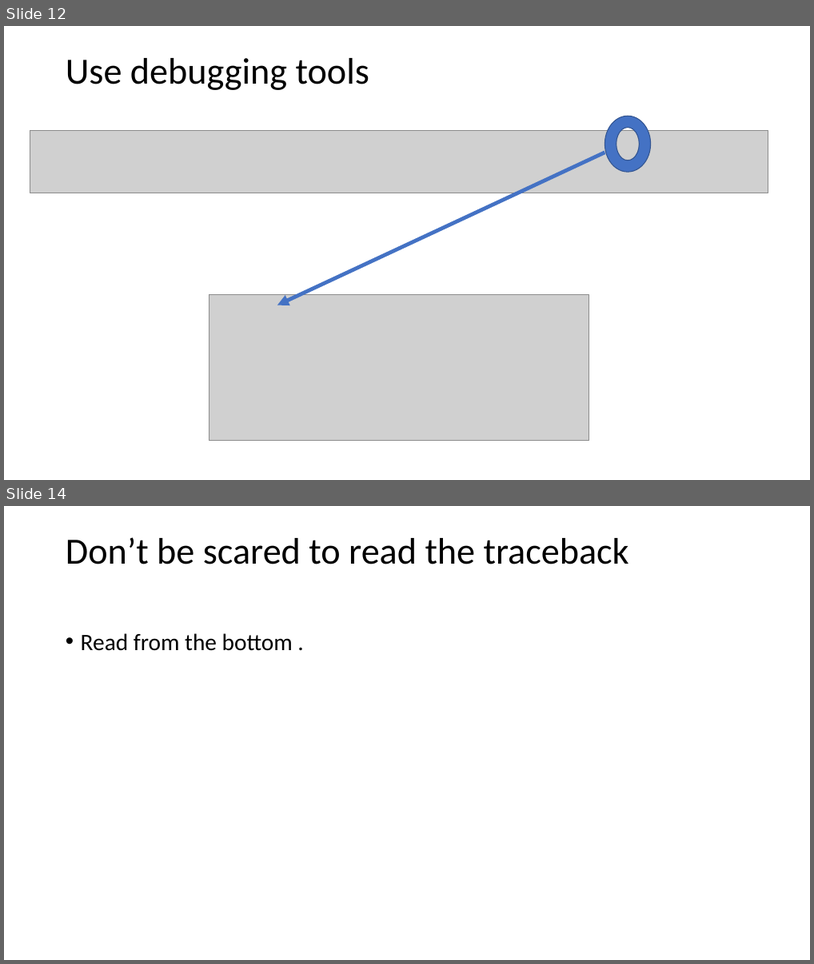
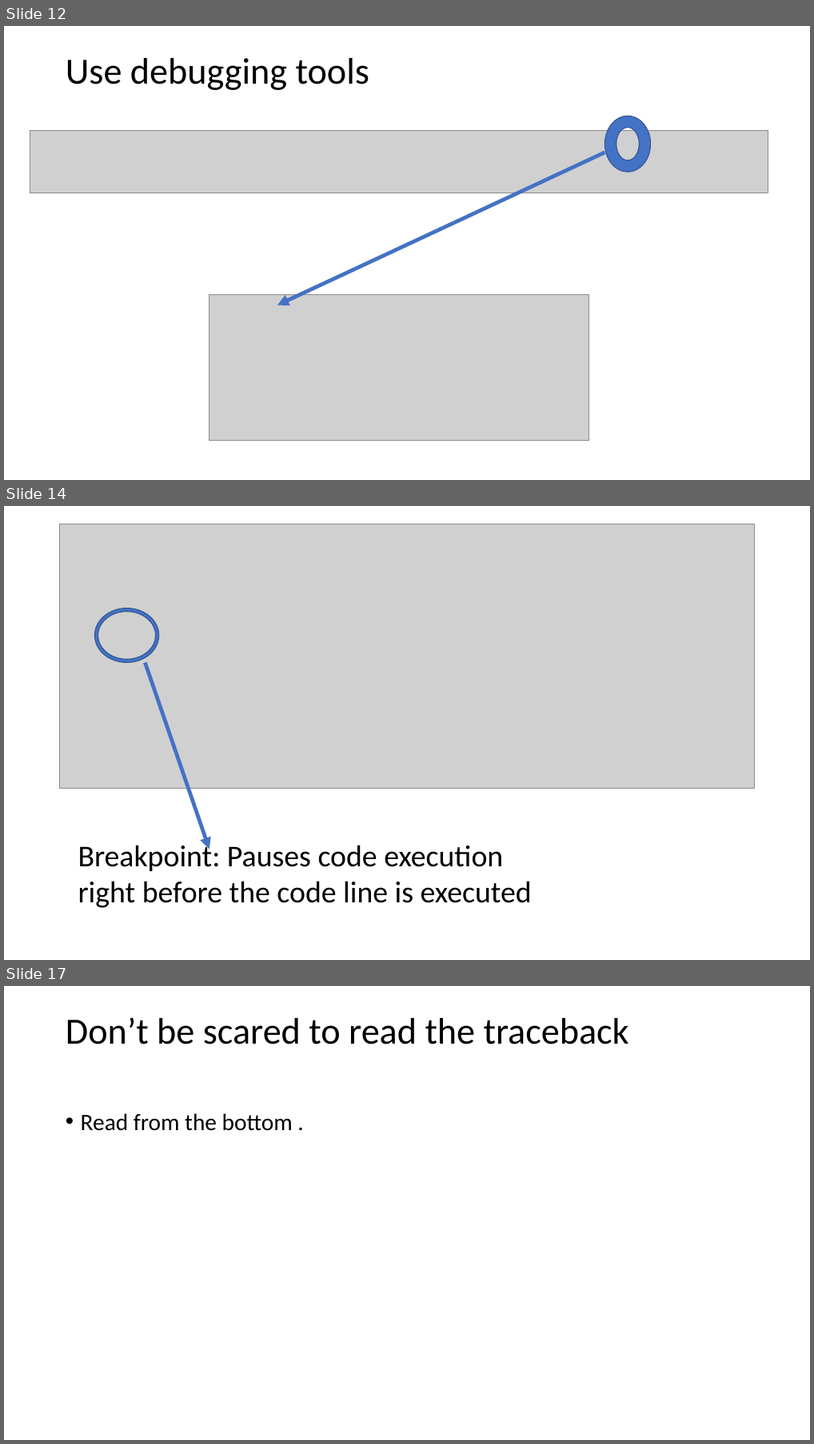
Before and after one commit to j-ales/PS4106_2024_25, a slide deck: slides/PS4106 - debugging.pptx. Shown one above the other, each under a label of ours: slides 12 and 14 before the commit, slides 12, 14 and 17 after it; the slides between them are not shown. The pictures are 814x964 and 814x1444 pixels, drawn with LibreOffice and Linux fonts; fonts in the diff are those of the drawing; grey boxes stand for pictures. Boxes give left, top, right and bottom in pixels: in the first picture for what was removed or moved away, otherwise in the second. Text is boxed around its words. In the diff, an @@ line names an element or a change of style, - is before the commit and + after.

```diff
--- a/slides/PS4106 - debugging.pptx
+++ b/slides/PS4106 - debugging.pptx
@@ slide 14 added at box(4, 506, 810, 960), background #FFFFFF @@
@@ picture added at box(60, 524, 755, 788) @@
@@ donut added at box(94, 608, 159, 663), fill #4472C4, outline #325491 1 pt @@
@@ arrow added from (145, 663) to (210, 849), #4472C4 4.5 pt @@
@@ text added at box(78, 840, 532, 908), 36 pt, text #000000 @@
+Breakpoint: Pauses code execution right before the code line is executed
@@ what was slide 14 is now slide 17 @@
```
Also in this commit, not shown: 3 slides changed, 2 other slides added, 1 other file.
